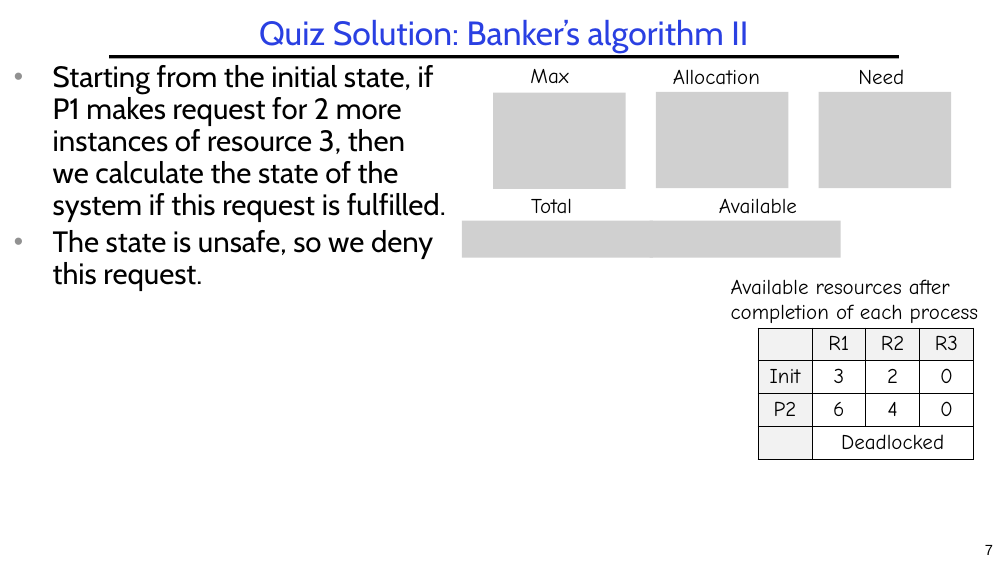
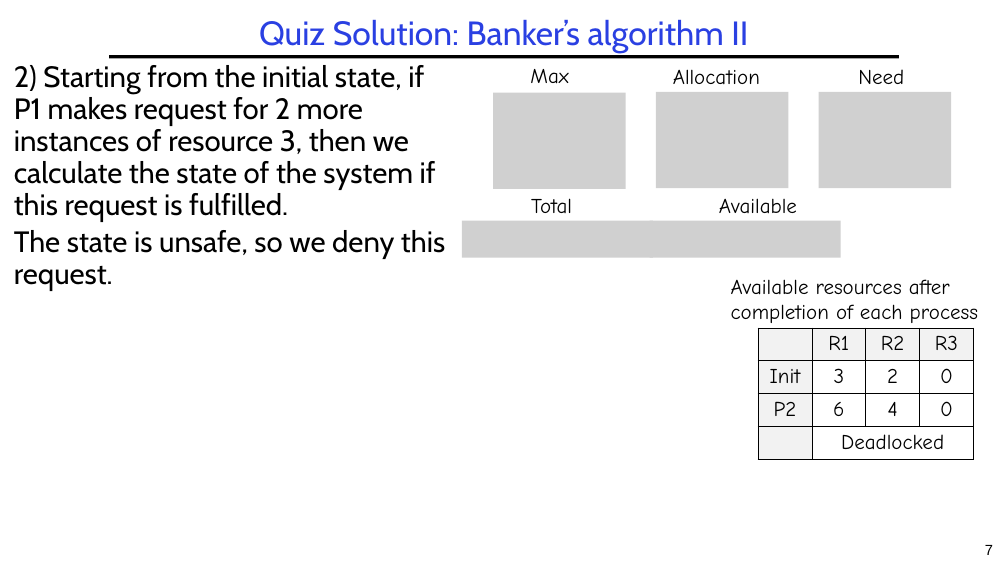
Before and after one commit to guhofstra/CSC256Fa25, a slide deck: slide 7 of PPTs/L4-Exercises ANS.pptx. Drawn at 1008x567 pixels with LibreOffice and Linux fonts; fonts in the diff are those of the drawing; grey boxes stand for pictures. Boxes give left, top, right and bottom in pixels: in the first picture for what was removed or moved away, otherwise in the second. Text is boxed around its words. In the diff, an @@ line names an element or a change of style, - is before the commit and + after.

```diff
--- a/PPTs/L4-Exercises ANS.pptx
+++ b/PPTs/L4-Exercises ANS.pptx
@@ text at (14,65,436,222): text changed @@
-• Starting from the initial state, if P1 makes request for 2 more instances of resource 3, then we calculate the state of the system if this request is fulfilled.
+2) Starting from the initial state, if P1 makes request for 2 more instances of resource 3, then we calculate the state of the system if this request is fulfilled.
@@ text at (14,230,445,291): bullet • to none @@
```
Also in this commit, not shown: 6 other slides changed, 11 slides added, 11 other files.
